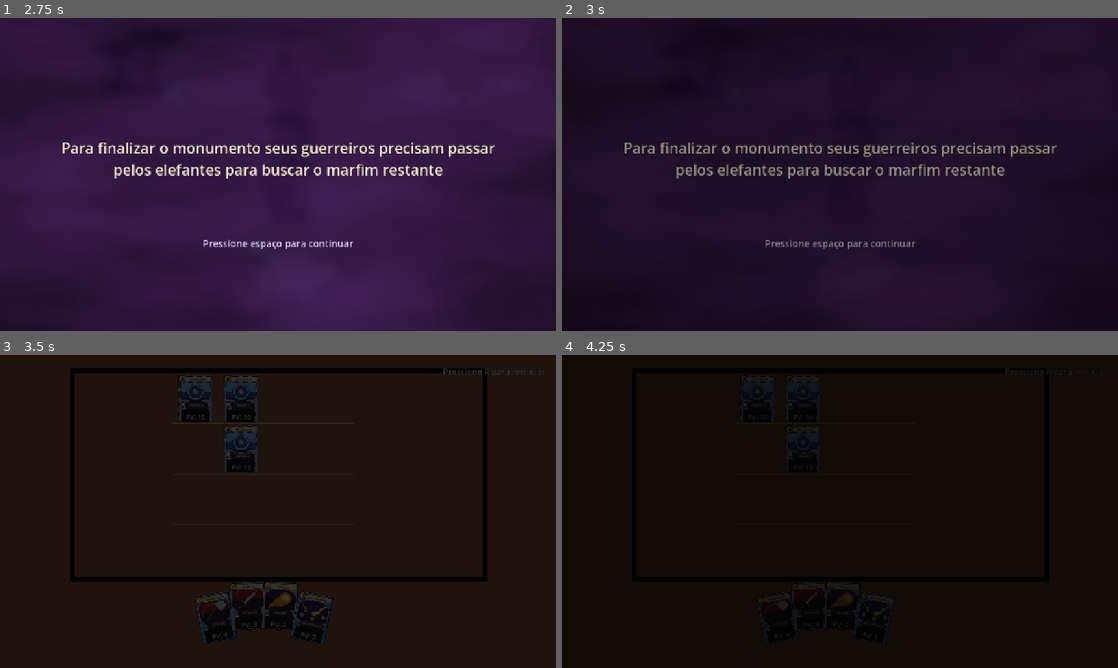
Above: before the commit, frames 1-4 (two rows, left to right).
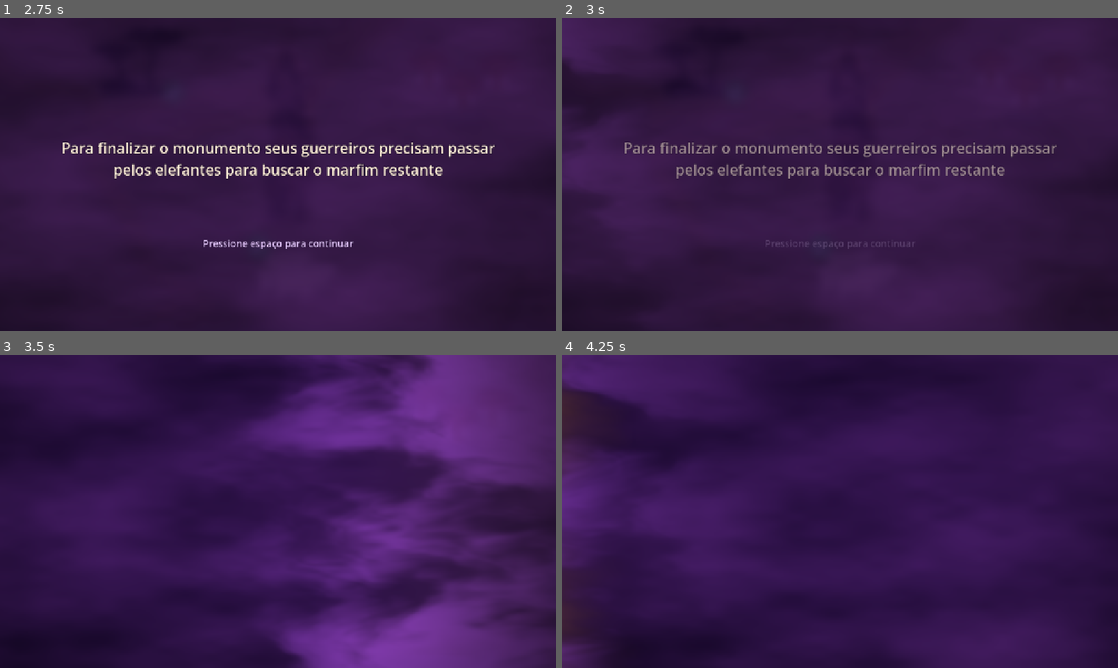
Above: after the commit, the same moments.

Repository: mateusluizfb/gamejam-gdv-nov-2026
Game: Godot game, scene res://ui/start_screen.tscn
The game is run twice, just before and just after one commit, with the same random seed, the same clock (stepped at 60 frames per second) and the same inputs. Sound files missing from this copy of the repository are replaced by a short silence.
Inputs (mouse positions are in pixels of both pictures, inside the frame that each line leads up to):
- Up to frame 1 (2.75 s): click "Novo jogo" at 0.5 s; tap Enter at 1.25, 1.35 s; move the mouse to (400, 158) at 1.27 s; click (400, 158) at 1.42 s; tap Space at 1.52, 2 s; drag from (166, 190) to (250, 237) at 2.02 s
- Up to frame 2 (3 s): tap Space at 2.75 s; move the mouse to (895, 105) at 2.77 s; tap Enter at 2.85 s; click (895, 105) at 2.92 s
- Up to frame 3 (3.5 s): no input
- Up to frame 4 (4.25 s): tap R (restart) at 3.5 s; drag from (812, 574) to (673, 464) at 3.52 s

Frame 1 is identical in both runs. In frame 2, 68% of the frame differs, in the area x 0-100%, y 0-100%; in frame 3, 100%; in frame 4, 100%.

Commit message:
Add shader transition

Diff:
--- a/tests/start_screen_test.gd
+++ b/tests/start_screen_test.gd
@@ -26,7 +26,7 @@
 	var background := intro.get_node("Background") as ColorRect
 	var story := intro.get_node("Story") as Label
 	var prompt := intro.get_node("Prompt") as Label
-	var fade := intro.get_node("Fade") as ColorRect
+	var material := background.material as ShaderMaterial
 	intro._input(_key(KEY_SPACE))
 	_check(current_scene == scene and not intro.visible, "Space before starting should not leave the menu.")
 	button.pressed.emit()
@@ -45,13 +45,13 @@
 	intro._input(_key(KEY_SPACE))
 	intro._input(_key(KEY_SPACE))
 	await create_timer(0.3).timeout
-	_check(current_scene == scene and fade.modulate.a > 0.0 and fade.modulate.a < 1.0, "Scene should fade to black before changing.")
-	await create_timer(0.4).timeout
+	_check(current_scene == scene and material.get_shader_parameter("transition_mode") == 1 and material.get_shader_parameter("transition_progress") > 0.0 and material.get_shader_parameter("transition_progress") < 1.0, "A gust should cover the intro before changing scenes.")
+	await create_timer(1.0).timeout
 	_check(current_scene != null and current_scene != scene and current_scene.get_node_or_null("CardManager") != null, "Space should load the main game.")
-	_check(is_instance_valid(intro) and intro.get_parent() == root and fade.modulate.a > 0.0, "Fade should persist over the new scene.")
-	_check(not background.visible and not story.visible and not prompt.visible, "Fading out should reveal the game rather than the old intro.")
-	await create_timer(0.7).timeout
-	_check(not is_instance_valid(intro), "Transition overlay should be removed after fading in.")
+	_check(is_instance_valid(intro) and intro.get_parent() == root and background.visible and material.get_shader_parameter("transition_mode") == 2 and material.get_shader_parameter("transition_progress") > 0.0 and material.get_shader_parameter("transition_progress") < 1.0, "Gust should sweep over the new scene as it reveals the game.")
+	_check(not story.visible and not prompt.visible, "The old intro text should not appear over the game.")
+	await create_timer(1.3).timeout
+	_check(not is_instance_valid(intro), "Transition overlay should be removed after the gust reveals the game.")
 	if current_scene != null:
 		current_scene.free()
 		current_scene = null
--- a/ui/start_intro.gd
+++ b/ui/start_intro.gd
@@ -10,7 +10,6 @@
 @onready var background: ColorRect = $Background
 @onready var story: Label = $Story
 @onready var prompt: Label = $Prompt
-@onready var fade: ColorRect = $Fade
 
 func begin(button: Button) -> void:
 	if intro_state != IntroState.MENU:
@@ -43,10 +42,13 @@
 
 func _start_game() -> void:
 	intro_state = IntroState.TRANSITIONING
-	var fade_in := create_tween()
-	fade_in.tween_property(fade, "modulate:a", 1.0, 0.6)
-	await fade_in.finished
-	background.hide()
+	var material := background.material as ShaderMaterial
+	material.set_shader_parameter("transition_mode", 1)
+	var cover := create_tween()
+	cover.tween_method(_set_transition_progress, 0.0, 1.0, 1.2)
+	cover.parallel().tween_property(story, "modulate:a", 0.0, 0.5)
+	cover.parallel().tween_property(prompt, "modulate:a", 0.0, 0.3)
+	await cover.finished
 	story.hide()
 	prompt.hide()
 	var tree := get_tree()
@@ -56,16 +58,24 @@
 	if error != OK:
 		push_error("Cannot start the game (error %s)." % error)
 		reparent(menu)
-		background.show()
 		story.show()
 		prompt.show()
 		var recovery := create_tween()
-		recovery.tween_property(fade, "modulate:a", 0.0, 0.6)
+		recovery.tween_method(_set_transition_progress, 1.0, 0.0, 1.2)
+		recovery.parallel().tween_property(story, "modulate:a", 1.0, 0.6)
+		recovery.parallel().tween_property(prompt, "modulate:a", 1.0, 0.3)
 		await recovery.finished
+		material.set_shader_parameter("transition_mode", 0)
 		intro_state = IntroState.WAITING
 		return
 	await tree.process_frame
-	var fade_out := create_tween()
-	fade_out.tween_property(fade, "modulate:a", 0.0, 0.6)
-	await fade_out.finished
+	material.set_shader_parameter("transition_mode", 2)
+	_set_transition_progress(0.0)
+	var reveal := create_tween()
+	reveal.tween_method(_set_transition_progress, 0.0, 1.0, 1.2)
+	await reveal.finished
 	queue_free()
+
+func _set_transition_progress(value: float) -> void:
+	var material := background.material as ShaderMaterial
+	material.set_shader_parameter("transition_progress", value)
--- a/ui/start_intro.gdshader
+++ b/ui/start_intro.gdshader
@@ -3,6 +3,8 @@
 
 uniform sampler2D screen_texture : hint_screen_texture, filter_linear_mipmap;
 uniform float wind_progress : hint_range(0.0, 1.0) = 0.0;
+uniform int transition_mode : hint_range(0, 2) = 0;
+uniform float transition_progress : hint_range(0.0, 1.0) = 0.0;
 
 float noise(vec2 p) {
 	vec2 cell = floor(p);
@@ -34,10 +36,11 @@
 	vec2 flow = UV * vec2(3.2, 4.6) - vec2(TIME * 0.35, TIME * 0.09);
 	float turbulence = clouds(flow);
 	float curls = clouds(flow * 1.8 + vec2(turbulence * 2.0, -turbulence));
-	float front = mix(-0.65, 1.65, wind_progress);
+	float progress = transition_mode == 0 ? wind_progress : transition_progress;
+	float front = mix(-0.65, 1.65, progress);
 	float wind_x = UV.x + (turbulence - 0.45) * 0.3 + (curls - 0.45) * 0.12;
 	float coverage = 1.0 - smoothstep(front - 0.26, front + 0.18, wind_x);
-	float gust_envelope = smoothstep(0.0, 0.08, wind_progress) * (1.0 - smoothstep(0.84, 1.0, wind_progress));
+	float gust_envelope = smoothstep(0.0, 0.08, progress) * (1.0 - smoothstep(0.84, 1.0, progress));
 	float gust = exp(-pow((wind_x - front) * 3.8, 2.0)) * gust_envelope;
 	vec2 displacement = vec2(turbulence - 0.45, curls - 0.45);
 	displacement += vec2(sin(UV.y * 12.0 - TIME * 2.0), cos(UV.x * 11.0 + TIME)) * 0.2;
@@ -49,6 +52,12 @@
 	vec3 haze = mix(blurred * vec3(0.55, 0.4, 0.68), purple, 0.72);
 	haze *= 1.0 - vignette * 0.3;
 	vec3 color = mix(scene, haze, coverage);
+	if (transition_mode != 0) {
+		vec3 base = transition_mode == 1 ? haze : scene;
+		float cover = transition_mode == 1 ? coverage : 1.0 - coverage;
+		vec3 veil = purple * (1.0 - vignette * 0.3);
+		color = mix(base, veil, cover);
+	}
 	float vapor = smoothstep(0.36, 0.68, turbulence * 0.55 + curls * 0.6);
 	color += vec3(0.3, 0.14, 0.4) * gust * vapor * 0.8;
 	COLOR = vec4(color, COLOR.a);
--- a/ui/start_screen.tscn
+++ b/ui/start_screen.tscn
@@ -106,14 +106,4 @@
 horizontal_alignment = 1
 vertical_alignment = 1
 
-[node name="Fade" type="ColorRect" parent="Intro"]
-modulate = Color(1, 1, 1, 0)
-anchors_preset = 15
-anchor_right = 1.0
-anchor_bottom = 1.0
-grow_horizontal = 2
-grow_vertical = 2
-mouse_filter = 2
-color = Color(0, 0, 0, 1)
-
 [connection signal="pressed" from="Button" to="." method="_on_button_pressed"]
